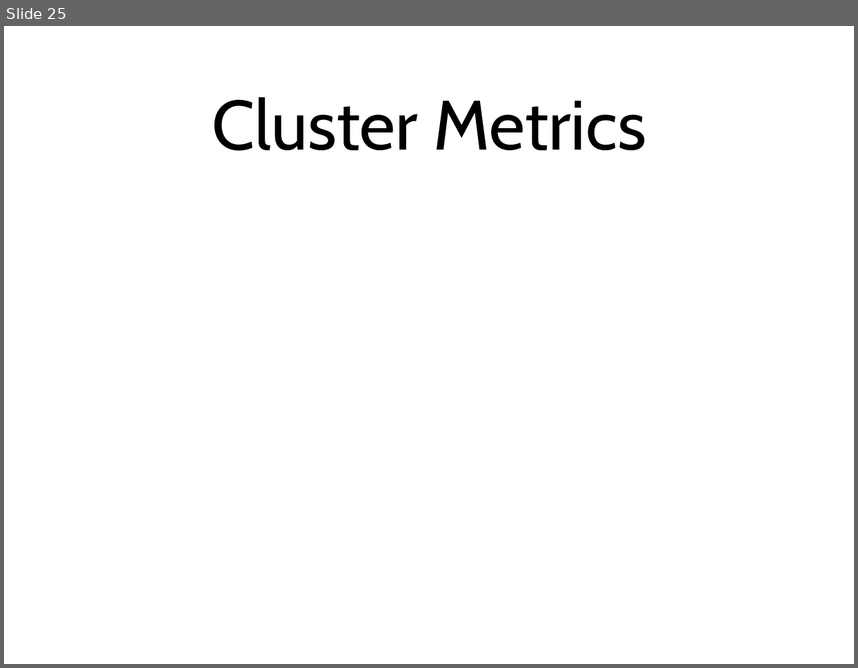
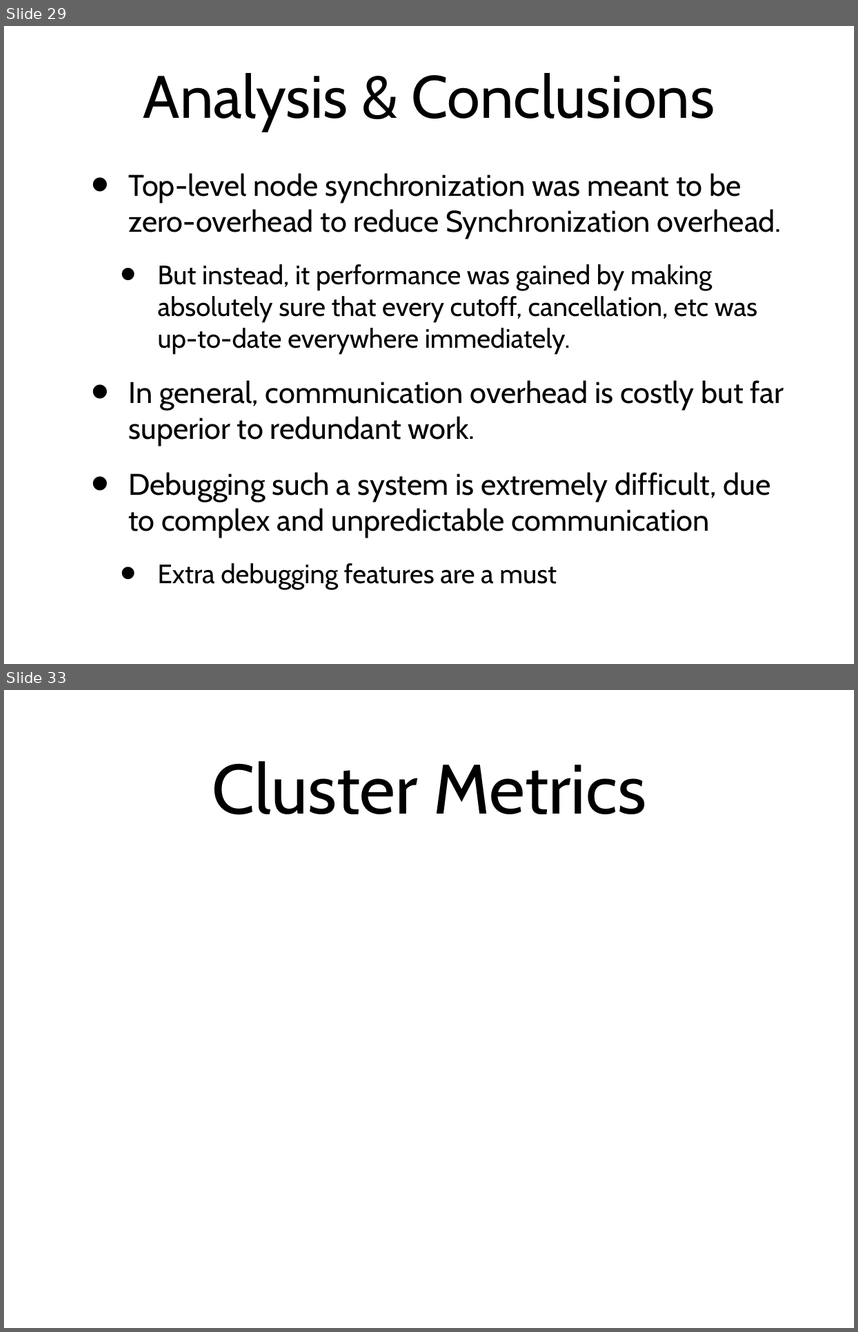
Before and after one commit to amod0017/rit-othello, a slide deck: Othello/other/Othello-Presentation-2.ppt. Shown one above the other, each under a label of ours: slide 25 before the commit, slides 29 and 33 after it; the slides between them are not shown. The pictures are 858x668 and 858x1332 pixels, drawn with LibreOffice and Linux fonts; fonts in the diff are those of the drawing. Boxes give left, top, right and bottom in pixels: in the first picture for what was removed or moved away, otherwise in the second. Text is boxed around its words. In the diff, an @@ line names an element or a change of style, - is before the commit and + after.

```diff
--- a/Othello/other/Othello-Presentation-2.ppt
+++ b/Othello/other/Othello-Presentation-2.ppt
@@ slide 29 added at [4,26,854,664], background #FFFFFF @@
@@ title added at [143,73,715,131], 72 pt, text #000000 @@
+Analysis & Conclusions
@@ text added at [128,173,784,589], 36 pt, text #000000 @@
+• Top-level node synchronization was meant to be zero-overhead to reduce Synchronization overhead.
+  • But instead, it performance was gained by making absolutely sure that every cutoff, cancellation, etc was up-to-date everywhere immediately.
+• In general, communication overhead is costly but far superior to redundant work.
+• Debugging such a system is extremely difficult, due to complex and unpredictable communication
+  • Extra debugging features are a must
@@ what was slide 25 is now slide 33 @@
```
Also in this commit, not shown: 11 slides changed, 18 other slides added, 11 slides removed.
